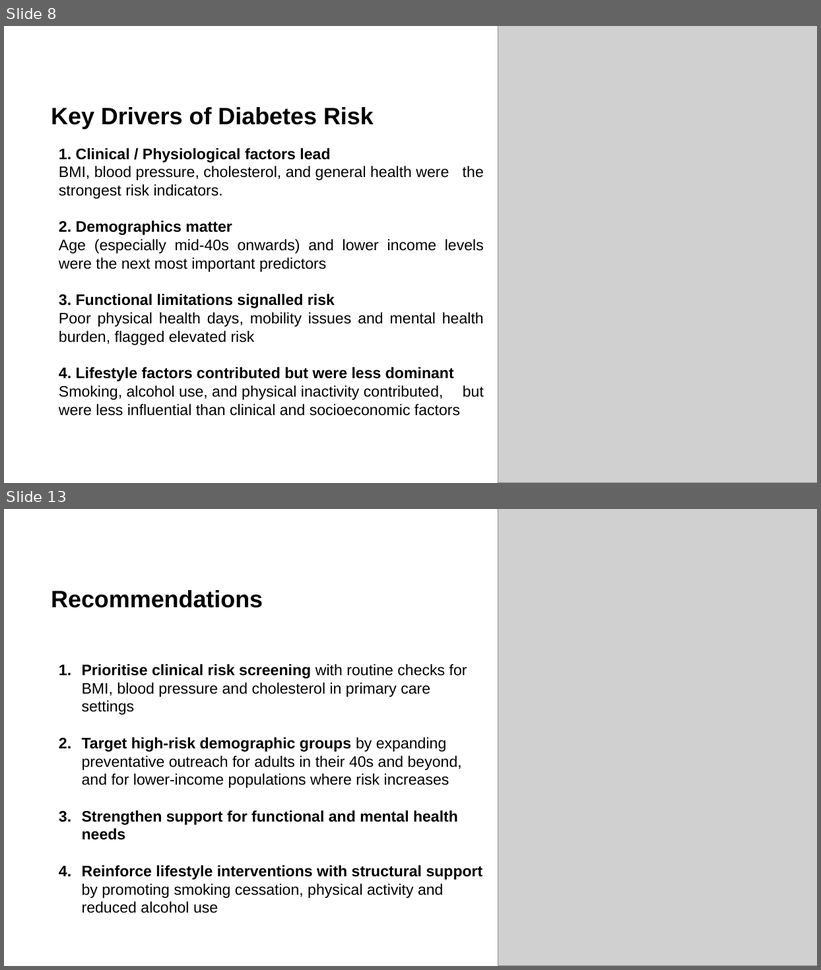
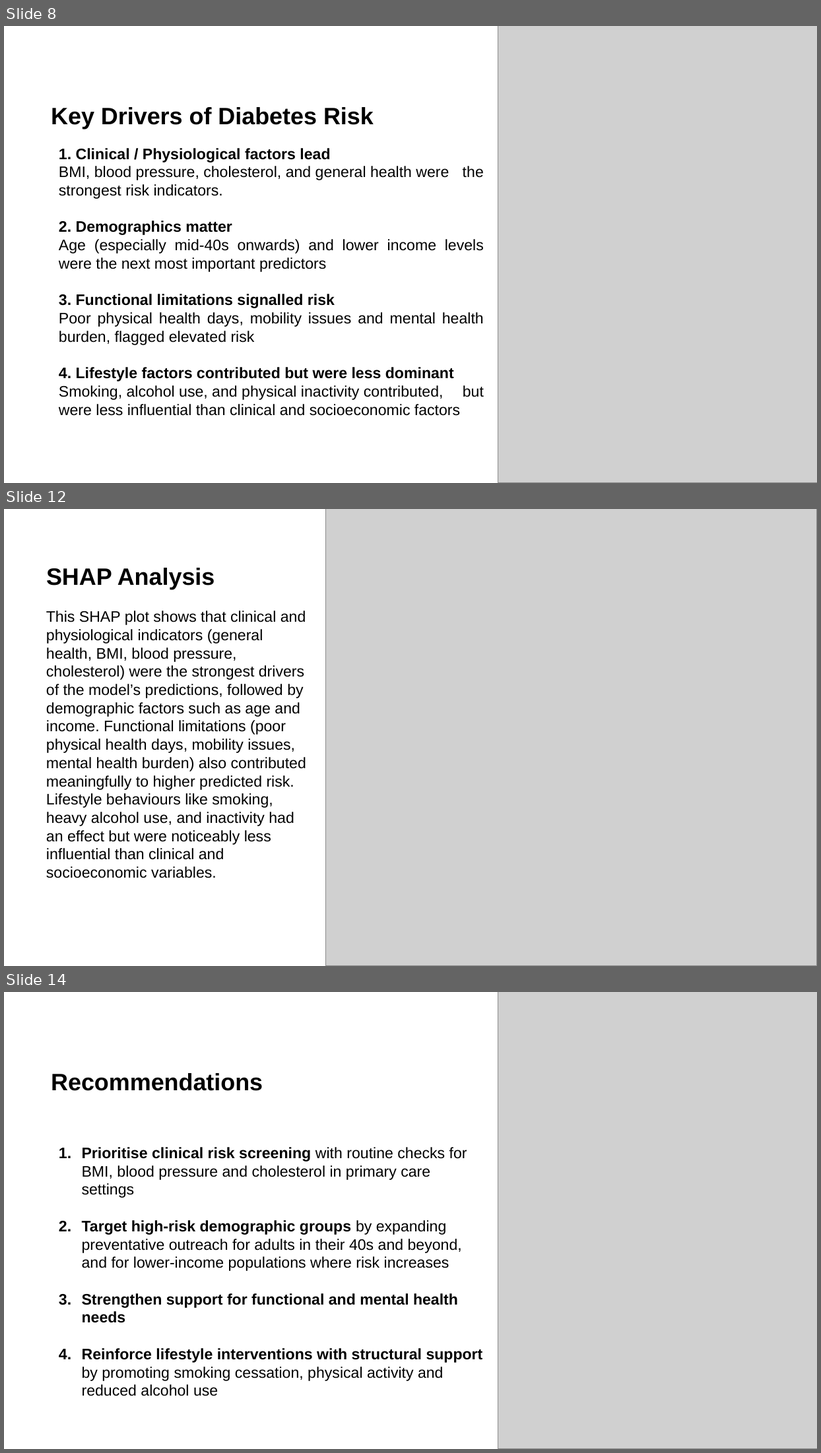
Before and after one commit to teresamcgarry/diabetes, a slide deck: presentation/diabetes_presentation.pptx. Shown one above the other, each under a label of ours: slides 8 and 13 before the commit, slides 8, 12 and 14 after it; the slides between them are not shown. The pictures are 821x970 and 821x1453 pixels, drawn with LibreOffice and Linux fonts; fonts in the diff are those of the drawing; grey boxes stand for pictures; background and template pictures are left out. Boxes give left, top, right and bottom in pixels: in the first picture for what was removed or moved away, otherwise in the second. Text is boxed around its words. In the diff, an @@ line names an element or a change of style, - is before the commit and + after.

```diff
--- a/presentation/diabetes_presentation.pptx
+++ b/presentation/diabetes_presentation.pptx
@@ slide 12 added at box(4, 509, 817, 966), background #FFFFFF @@
@@ picture added at box(326, 509, 817, 966) @@
@@ title added at box(46, 568, 215, 590), 28 pt, text #000000, bold @@
+SHAP Analysis
@@ text added at box(46, 611, 306, 879), 18 pt, text #000000 @@
+This SHAP plot shows that clinical and physiological indicators (general health, BMI, blood pressure, cholesterol) were the strongest drivers of the model’s predictions, followed by demographic factors such as age and income. Functional limitations (poor physical health days, mobility issues, mental health burden) also contributed meaningfully to higher predicted risk. Lifestyle behaviours like smoking, heavy alcohol use, and inactivity had an effect but were noticeably less influential than clinical and socioeconomic variables.
@@ what was slide 13 is now slide 14 @@
```
Also in this commit, not shown: 1 slide changed, 1 other slide added, 1 slide removed.
